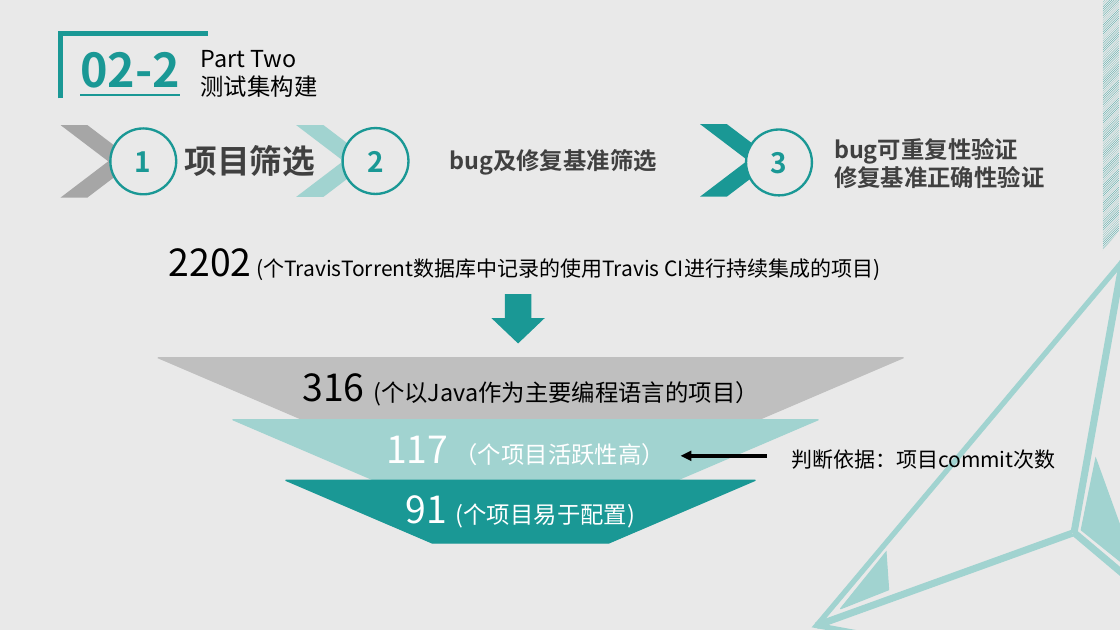
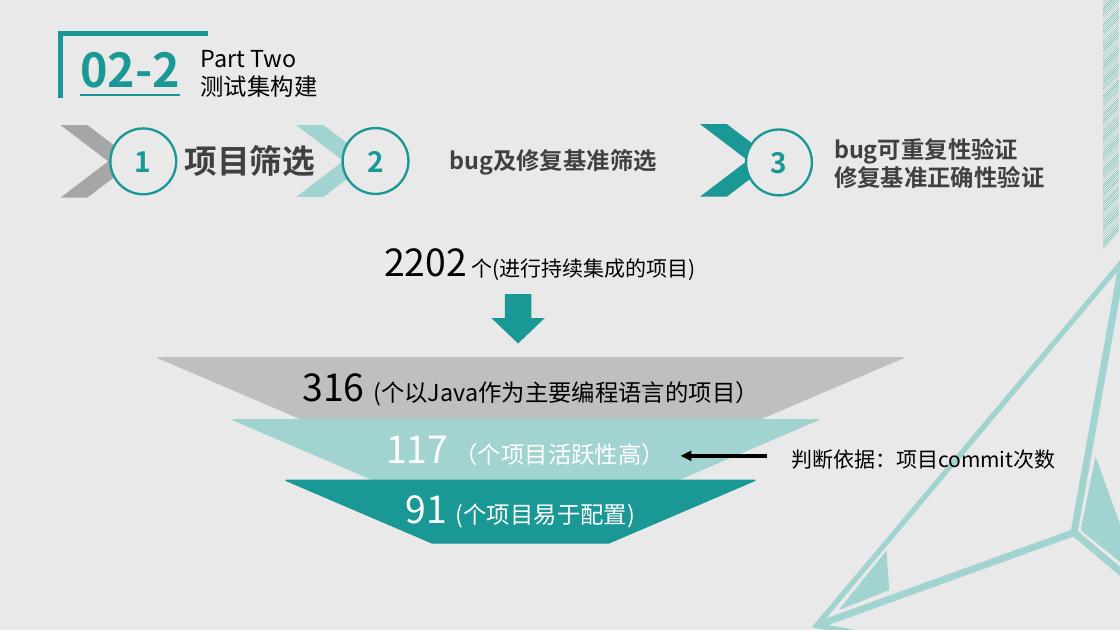
Before and after one commit to Ggiiljj/BALL_Date, a slide deck: slide 26 of 小组作业/SE2019春-G06-翻转课堂自动程序修复.pptx (slide 22 before the commit). Drawn at 1120x630 pixels with LibreOffice and Linux fonts; fonts in the diff are those of the drawing. Boxes give left, top, right and bottom in pixels: in the first picture for what was removed or moved away, otherwise in the second. Text is boxed around its words. In the diff, an @@ line names an element or a change of style, - is before the commit and + after.

```diff
--- a/小组作业/SE2019春-G06-翻转课堂自动程序修复.pptx
+++ b/小组作业/SE2019春-G06-翻转课堂自动程序修复.pptx
@@ text at box(384, 248, 696, 280): text changed @@
-2202 (个TravisTorrent数据库中记录的使用Travis CI进行持续集成的项目)
+2202 个(进行持续集成的项目)
```
Also in this commit, not shown: 8 other slides changed, 5 slides added, 1 slide removed, 3 other files.
